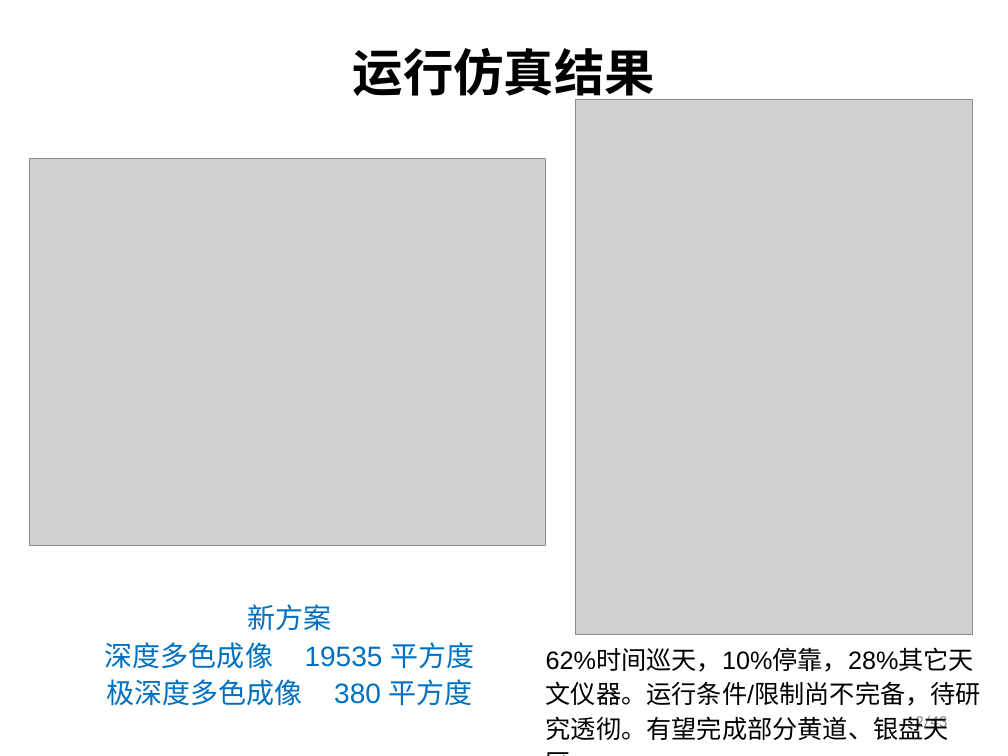
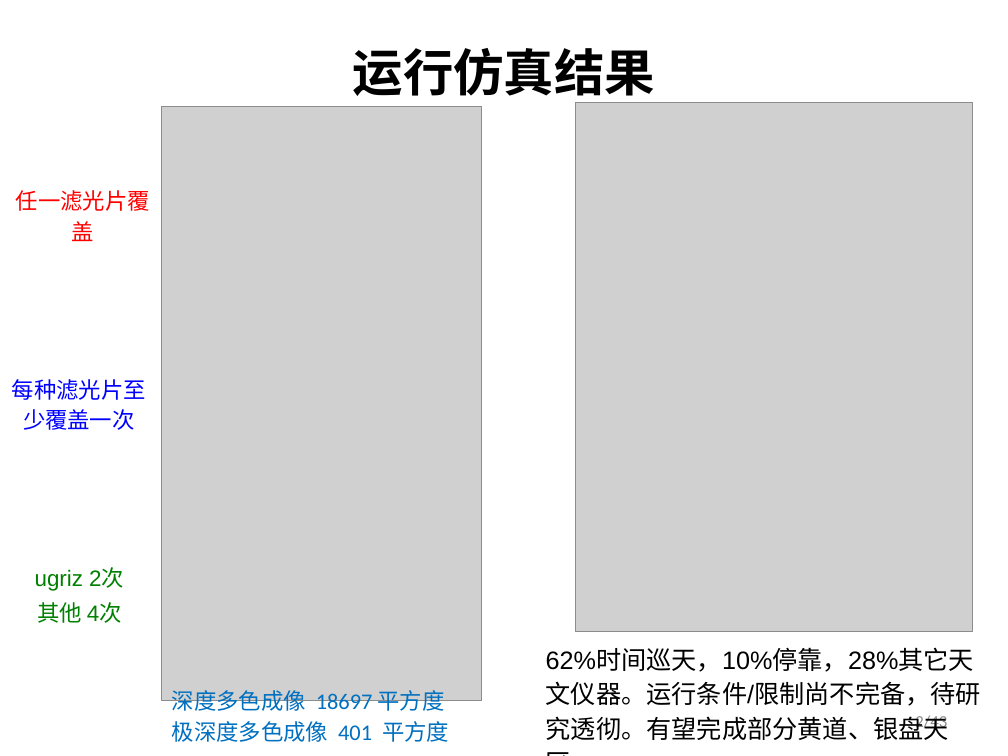
Before and after one commit to xyh-cosmo/SurveySim-doc, a slide deck: slide 2 of PPT/20181107/css-os_sims-2.pptx. Drawn at 1008x756 pixels with LibreOffice and Linux fonts; fonts in the diff are those of the drawing; grey boxes stand for pictures; background and template pictures are left out. Boxes give left, top, right and bottom in pixels: in the first picture for what was removed or moved away, otherwise in the second. Text is boxed around its words. In the diff, an @@ line names an element or a change of style, - is before the commit and + after.

```diff
--- a/PPT/20181107/css-os_sims-2.pptx
+++ b/PPT/20181107/css-os_sims-2.pptx
@@ picture: place and size @@
-picture at [30, 158, 546, 545]
+picture at [162, 107, 482, 701]
@@ picture: place and size @@
-picture at [576, 99, 973, 634]
+picture at [576, 103, 973, 632]
@@ text added at [16, 190, 150, 241], 16 pt, text #FF0000 @@
+任一滤光片覆盖
@@ text added at [12, 379, 146, 430], 16 pt, text #0000FF @@
+每种滤光片至少覆盖一次
@@ text added at [35, 568, 124, 623], 16 pt, text #008000 @@
+ugriz 2次
+其他 4次
@@ text at [172, 690, 449, 742]: text changed; size 20 to 16 pt; font Arial to Calibri @@
-新方案
-深度多色成像 19535 平方度
-极深度多色成像 380 平方度
+深度多色成像 18697 平方度
+极深度多色成像 401 平方度
```
Also in this commit, not shown: 1 slide removed, 3 other files.
